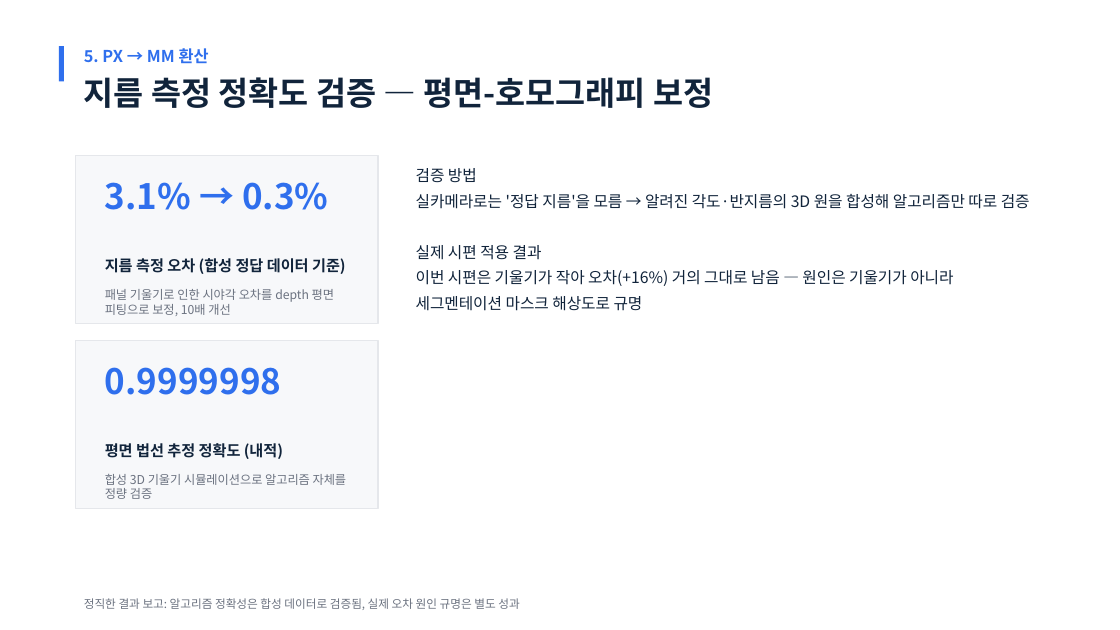
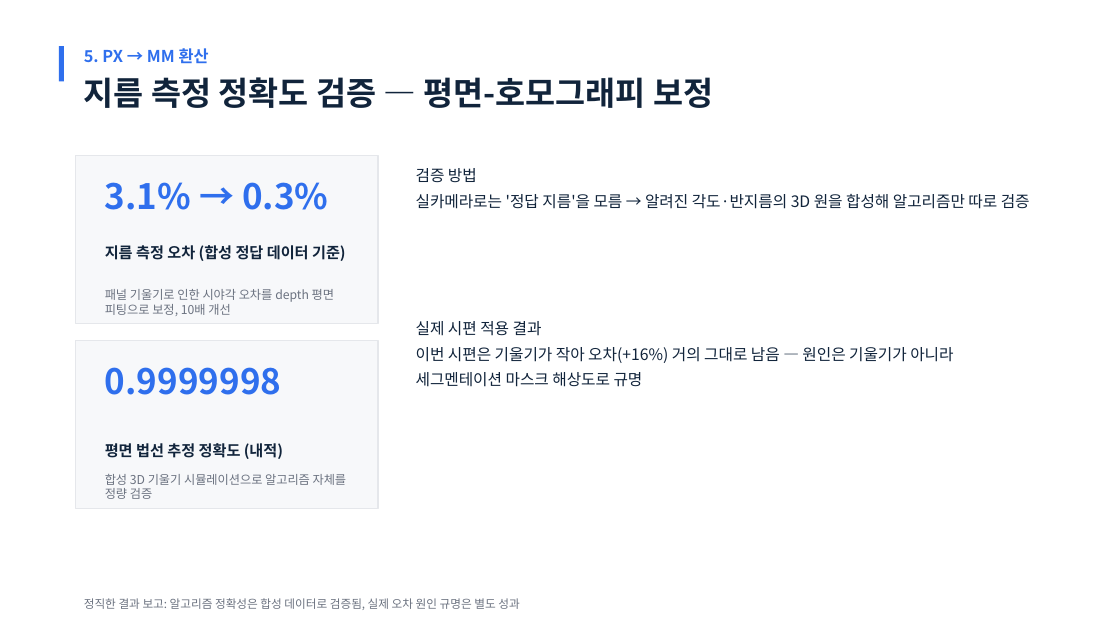
Before and after one commit to chaehyeok-Lee/camera_prac2, a slide deck: slide 7 of 나사_삽입_불량_검출_발표자료.pptx. Drawn at 1120x630 pixels with LibreOffice and Linux fonts; fonts in the diff are those of the drawing. Boxes give left, top, right and bottom in pixels: in the first picture for what was removed or moved away, otherwise in the second. Text is boxed around its words. In the diff, an @@ line names an element or a change of style, - is before the commit and + after.

```diff
--- a/나사_삽입_불량_검출_발표자료.pptx
+++ b/나사_삽입_불량_검출_발표자료.pptx
@@ text "검증 방법" rewrapped from (x1=416, y1=168, x2=1030, y2=311) to (x1=416, y1=168, x2=1030, y2=387) @@
@@ text "지름 측정 오차 (합성 정답 ..." moved from (x1=105, y1=258, x2=345, y2=274) to (x1=105, y1=245, x2=345, y2=261) @@
```
Also in this commit, not shown: 4 other slides changed.
